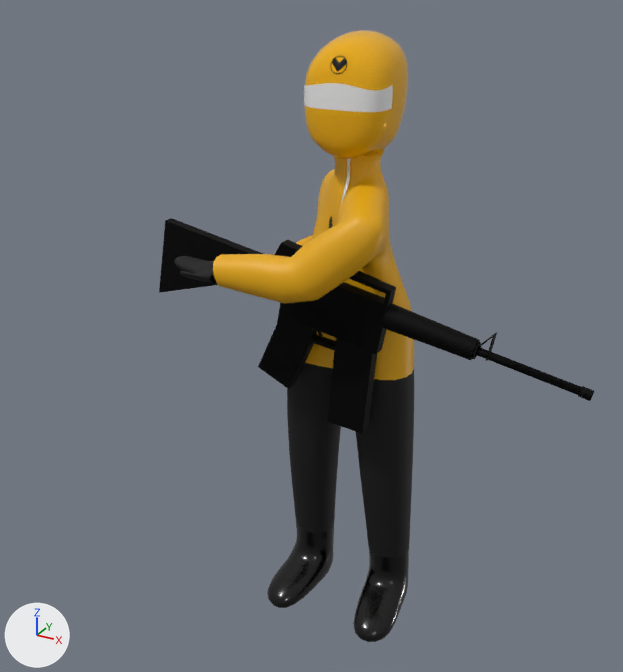
The FBX model Assets/Models/Enemy/enemyWithGun.fbx: old version first, new version second.
The view is the same before and after, from a 50 mm lens placed at (1.023, -2.088, 1.11), pointed at (-0.027, -0.178, 0.155). The lights are fixed; the arrows at lower left show +X, +Y and +Z. Both versions are drawn at frame 6 of the action 'Attack'; the numbers are the values there.

Names of what the first picture shows: 'Clothes', 'Glass', 'Helmet', 'Shoes', 'Куб.005', 'Куб.006'.
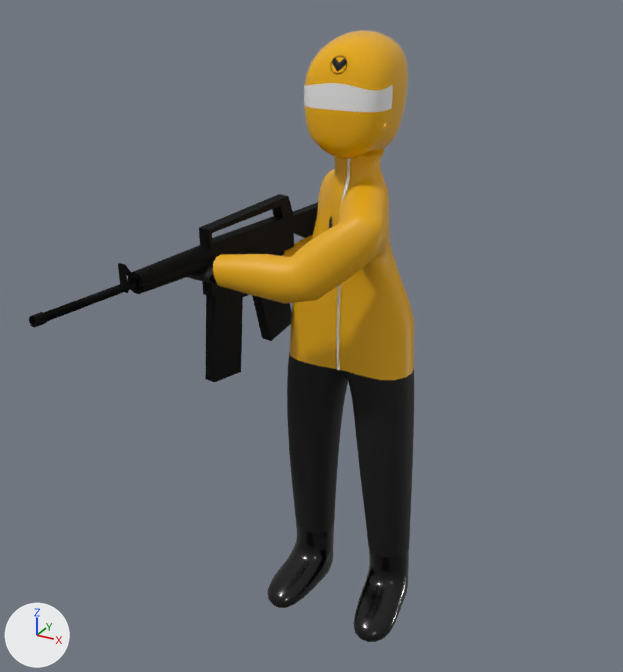
Pixel boxes (x1, y1, x2, y2) of what changed, in the pictures (623 x 672 px):
'Куб.006', deleted (black)
    before: (159, 218, 594, 401)
'Weapon', added (black)
    after: (29, 194, 318, 341)
'Куб.005', deleted (black)
    before: (327, 351, 377, 434)
'Magazine', added (black)
    after: (205, 297, 243, 382)

What the commit changed:
Mesh me_куб_014_1 is new.
It has 521 vertices, 451 faces and spans x -0.583..0.695, y -0.429..-0.173, z -0.171..0.264.
It uses material mat_матеріал_002 (black #000000).
Mesh me_куб_013_1 is new.
It has 36 vertices, 40 faces and spans x 0.018..0.155, y -0.323..-0.229, z -0.224..0.016.
It uses material mat_матеріал_002 (black #000000).
Object 'Куб.006' (ob_куб_006) is deleted.
Object 'Куб.005' (ob_куб_005) is deleted.
Object 'Weapon' (ob_weapon) is new; it shows me_куб_014_1.
Its location is (-0.005, -0.126, 0.156).
Its rotation in degrees is (-11, 0, -90).
Object 'Magazine' (ob_magazine) is new; it shows me_куб_013_1.
Its location is (-0.005, -0.126, 0.156).
Its rotation in degrees is (-11, 0, -90).
